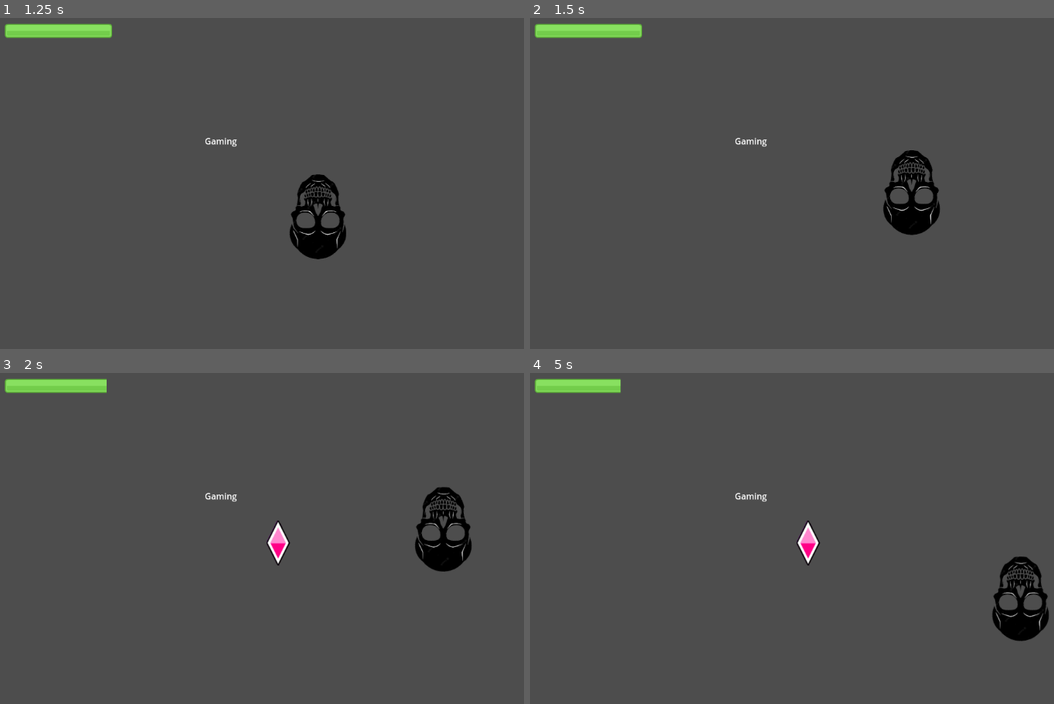
Above: before the commit, frames 1-4 (two rows, left to right).
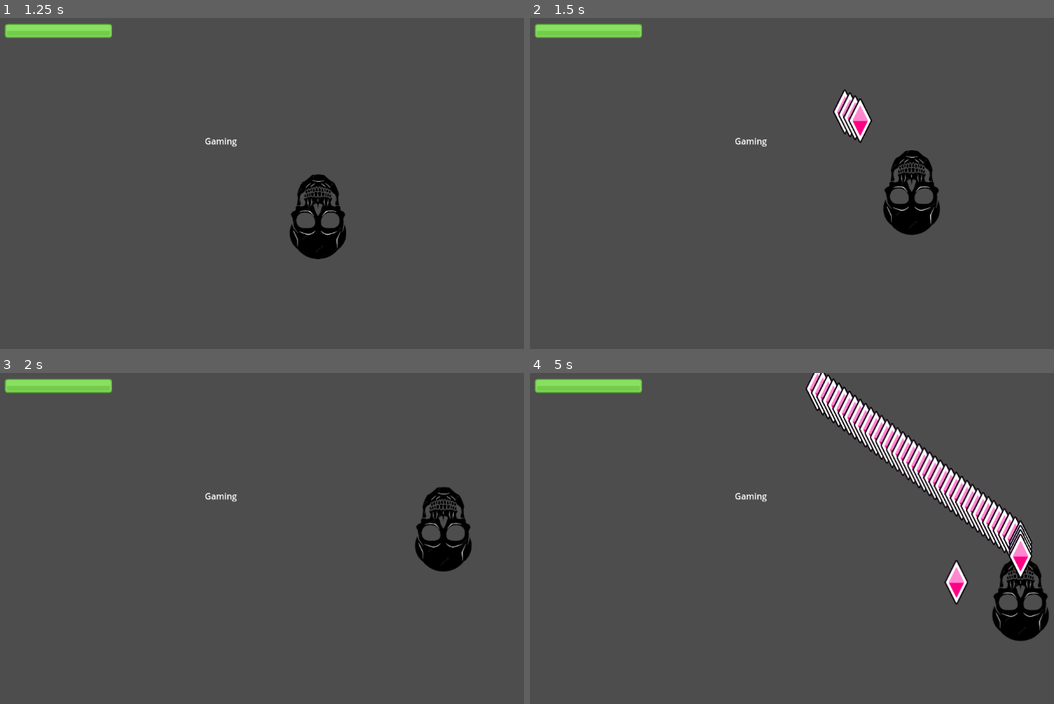
Above: after the commit, the same moments.

Repository: vaarnio/purgatory-gmtk2023
Game: Godot game, scene res://scenes/menu.tscn
Same seed, same stepped clock (60 frames per second), same inputs: the game is played once before the commit and once after it.
Inputs (mouse positions are in pixels of both pictures, inside the frame that each line leads up to):
- Up to frame 1 (1.25 s): click "Play" at 0.5 s
- Up to frame 2 (1.5 s): tap Enter (ui_accept) at 1.25 s; move the mouse to (975, 173) at 1.27 s; hold Enter (ui_accept) from 1.28 s (still down)
- Up to frame 3 (2 s): keep holding Enter (ui_accept)
- Up to frame 4 (5 s): move the mouse to (713, 564) at 2.02 s; release Enter (ui_accept) at 2.03 s; tap Enter (ui_accept) at 2.1, 2.27, 2.57, 3.6, 3.77, 4.07 s; move the mouse to (896, 468) at 2.77 s; hold Enter (ui_accept) 2.78-3.53 s; move the mouse to (807, 614) at 3.52 s; move the mouse to (1022, 598) at 4.27 s; hold Enter (ui_accept) from 4.28 s (still down)

Frame 1 is identical in both runs. In frame 2, 0.7% of the frame differs, in the area x 57-66%, y 21-38%; in frame 3, 0.4%; in frame 4, 6.1%, in the area x 17-96%, y 0-70%.

Commit message:
Add shooting mechanism

Diff:
--- a/scenes/bullet.tscn
+++ b/scenes/bullet.tscn
@@ -6,18 +6,18 @@
 [sub_resource type="RectangleShape2D" id="RectangleShape2D_vf0um"]
 size = Vector2(44, 84)
 
-[node name="Node2D" type="Node2D"]
-
-[node name="Area2D" type="Area2D" parent="."]
+[node name="Area2D" type="Area2D"]
 script = ExtResource("1_exoot")
 move_speed = 600.0
 move_dir = Vector2(50, 500)
 
-[node name="Sprite2D" type="Sprite2D" parent="Area2D"]
+[node name="Sprite2D" type="Sprite2D" parent="."]
 texture = ExtResource("2_n4vlh")
 
-[node name="CollisionShape2D" type="CollisionShape2D" parent="Area2D"]
+[node name="CollisionShape2D" type="CollisionShape2D" parent="."]
 position = Vector2(-1, 0)
 shape = SubResource("RectangleShape2D_vf0um")
 
-[connection signal="body_entered" from="Area2D" to="Area2D" method="_on_body_entered"]
+[node name="Node2D" type="Node2D" parent="."]
+
+[connection signal="body_entered" from="." to="." method="_on_body_entered"]
--- a/scripts/Bullet.gd
+++ b/scripts/Bullet.gd
@@ -4,12 +4,23 @@
 @export var move_dir : Vector2
 @export var start_pos : Vector2
 
+
+
+@export var type = "NormalBullet"
+
 # Called when the node enters the scene tree for the first time.
+func setup(a, b, c):
+	move_speed = a
+	move_dir = b
+	start_pos = c
+
+
+func changeType(a):
+	type = a
+
 func _ready():
-	global_position = Vector2(500, 100)
-	print(global_position)
-	print("ooo")
-	pass # Replace with function body.
+	global_position = start_pos
+	#pass # Replace with function body.
 
 
 # Called every frame. 'delta' is the elapsed time since the previous frame.
@@ -18,6 +29,6 @@
 
 
 func _on_body_entered(body):
-	if body.is_in_group("Player"):
+	if body.is_in_group("Player")and type == "NormalBullet":
 		get_parent().get_node(self.get_path()).queue_free()
 		print("Test")
--- a/scripts/Player.gd
+++ b/scripts/Player.gd
@@ -20,13 +20,26 @@
 func _input(event):
 	target = get_global_mouse_position()
 
+func _process(delta):
+	if Input.is_action_pressed("ui_accept"):
+		shootFromPlayer()
 
 func shoot():
+	var v1 = Vector2(500, 200)
 	var new_bullet = obj_bullet.instantiate()
-	#var rNum = rng.rand_range(0,1000)
-	#var rNum2 = rng.rand_range(0,1000)
-	#new_bullet.position = Vector2(rNum, rNum2)
-	#new_bullet.velocity = Vector2(speed, 0).r
+	new_bullet.setup(100, position, v1)
+	get_parent().add_child(new_bullet)
+
+func shootFromPlayer():
+	#var rNum = rng.randi_range(-1000,1000)
+	#var rNum2 = rng.randi_range(-1000,1000)
+	var v1 = Vector2(0, -500)
+	var v2 = position
+	# original position for ammo
+	v2 += Vector2(0, -80)
+	var new_bullet = obj_bullet.instantiate()
+	new_bullet.setup(-5, v1, v2)
+	new_bullet.changeType("AttackBullet")
 	get_parent().add_child(new_bullet)
 
 func _physics_process(delta):
@@ -36,6 +49,6 @@
 		move_and_slide()
 
 func on_Timer_timeout():
-	PlayerVariables.take_damage(5)
+	#PlayerVariables.take_damage(5)
 	healthbar.value = PlayerVariables.health
 	shoot()
